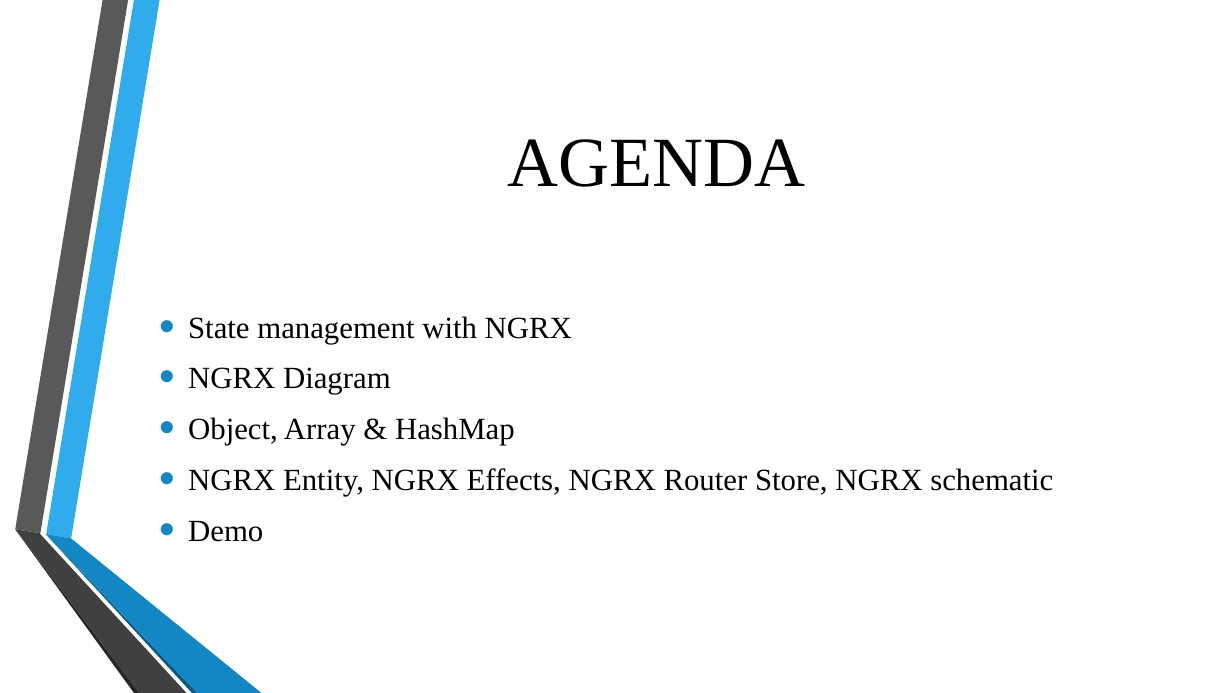
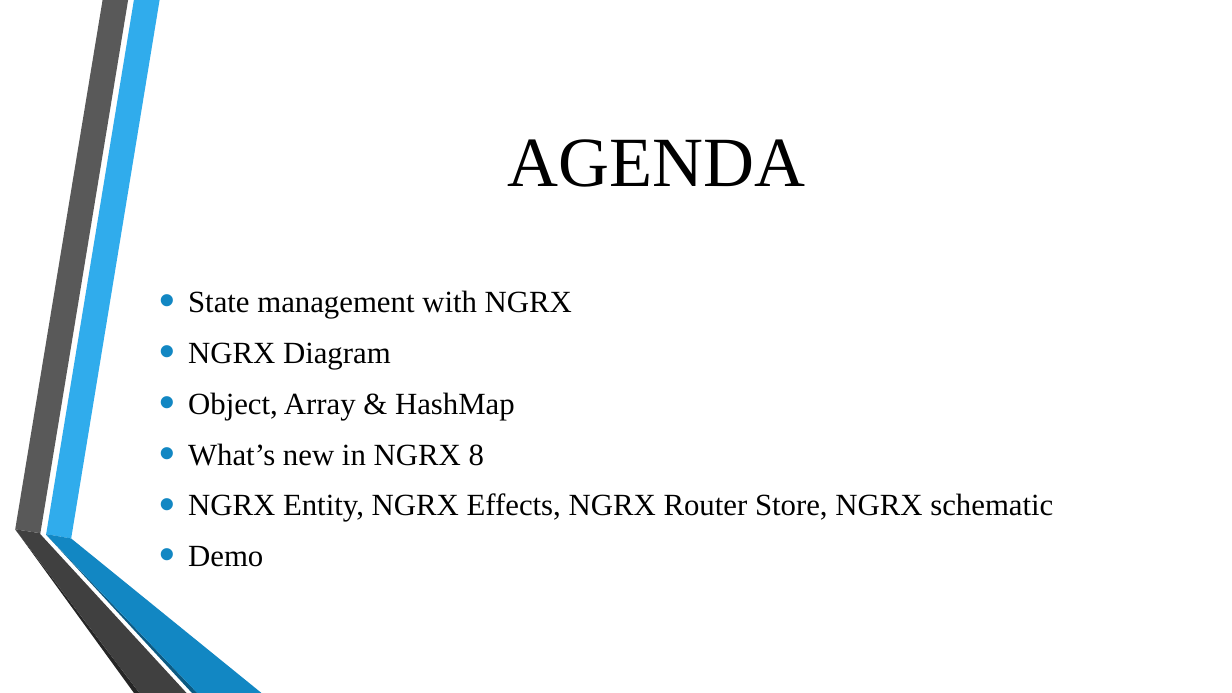
Before and after one commit to ngohungphuc/Presentation, a slide deck: slide 2 of NgRx/NGRX Part 2.pptx. Drawn at 1232x693 pixels with LibreOffice and Linux fonts; fonts in the diff are those of the drawing; background and template pictures are left out. Boxes give left, top, right and bottom in pixels: in the first picture for what was removed or moved away, otherwise in the second. Text is boxed around its words. In the diff, an @@ line names an element or a change of style, - is before the commit and + after.

```diff
--- a/NgRx/NGRX Part 2.pptx
+++ b/NgRx/NGRX Part 2.pptx
@@ text at (188, 443, 484, 466): paragraph added @@
+• What’s new in NGRX 8
```
Also in this commit, not shown: 1 other file.
